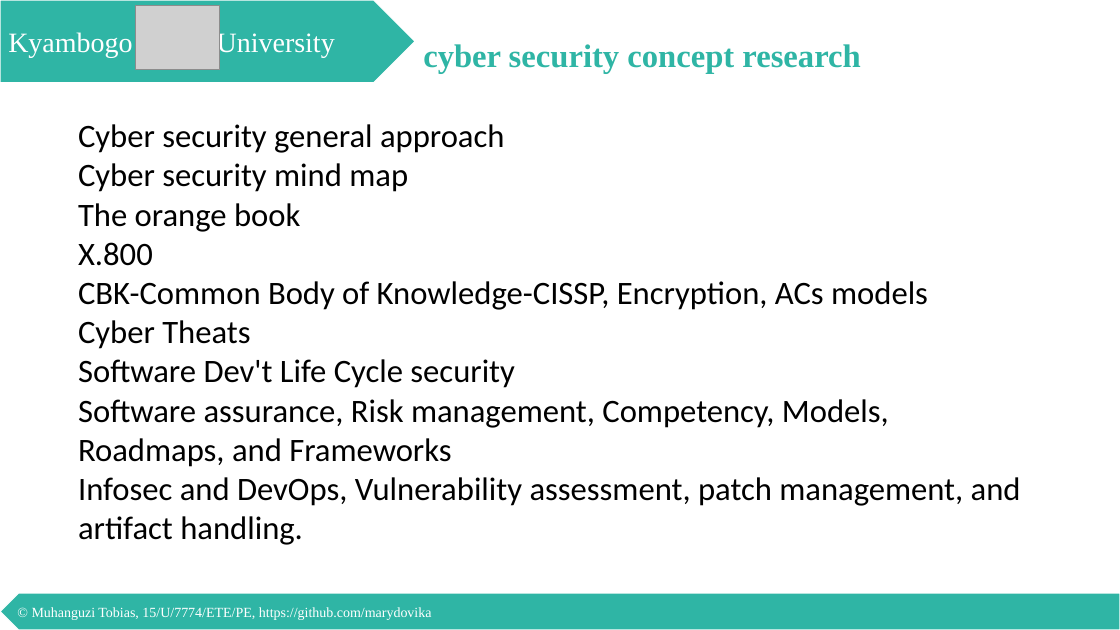
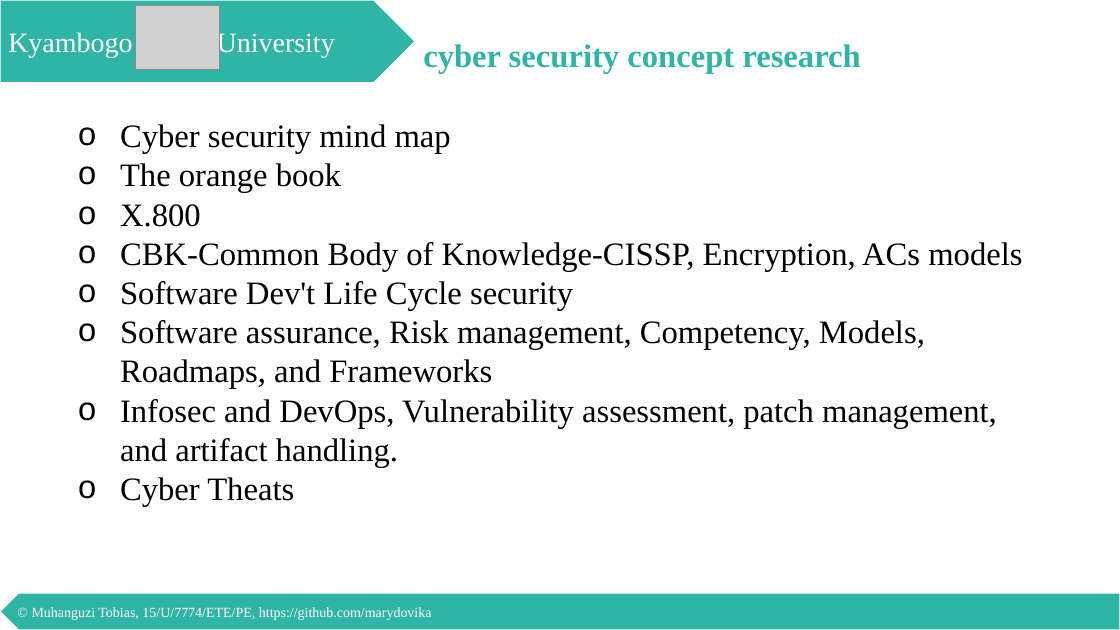
Before and after one commit to marydovika/Cyber-Security-Project-for-5G-IoT-Cloud-NFC, a slide deck: slide 17 of presentations/proposalPresentation.pptx. Drawn at 1120x630 pixels with LibreOffice and Linux fonts; fonts in the diff are those of the drawing; grey boxes stand for pictures. Boxes give left, top, right and bottom in pixels: in the first picture for what was removed or moved away, otherwise in the second. Text is boxed around its words. In the diff, an @@ line names an element or a change of style, - is before the commit and + after.

```diff
--- a/presentations/proposalPresentation.pptx
+++ b/presentations/proposalPresentation.pptx
@@ text at [120, 124, 451, 153]: text changed; font Calibri to Times New Roman @@
-Cyber security general approach
-Cyber security mind map
+o Cyber security mind map
@@ text at [120, 163, 341, 193]: font Calibri to Times New Roman in "The orange book"; bullet none to o @@
@@ text at [120, 204, 1022, 506]: text changed; font Calibri to Times New Roman @@
-X.800
-CBK-Common Body of Knowledge-CISSP, Encryption, ACs models
-Cyber Theats
-Software Dev't Life Cycle security
-Software assurance, Risk management, Competency, Models, Roadmaps, and Frameworks
-Infosec and DevOps, Vulnerability assessment, patch management, and artifact handling.
+o X.800
+  CBK-Common Body of Knowledge-CISSP, Encryption, ACs models
+  Software Dev't Life Cycle security
+  Software assurance, Risk management, Competency, Models, Roadmaps, and Frameworks
+  Infosec and DevOps, Vulnerability assessment, patch management, and artifact handling.
+o Cyber Theats
```
Also in this commit, not shown: 26 other slides changed.
